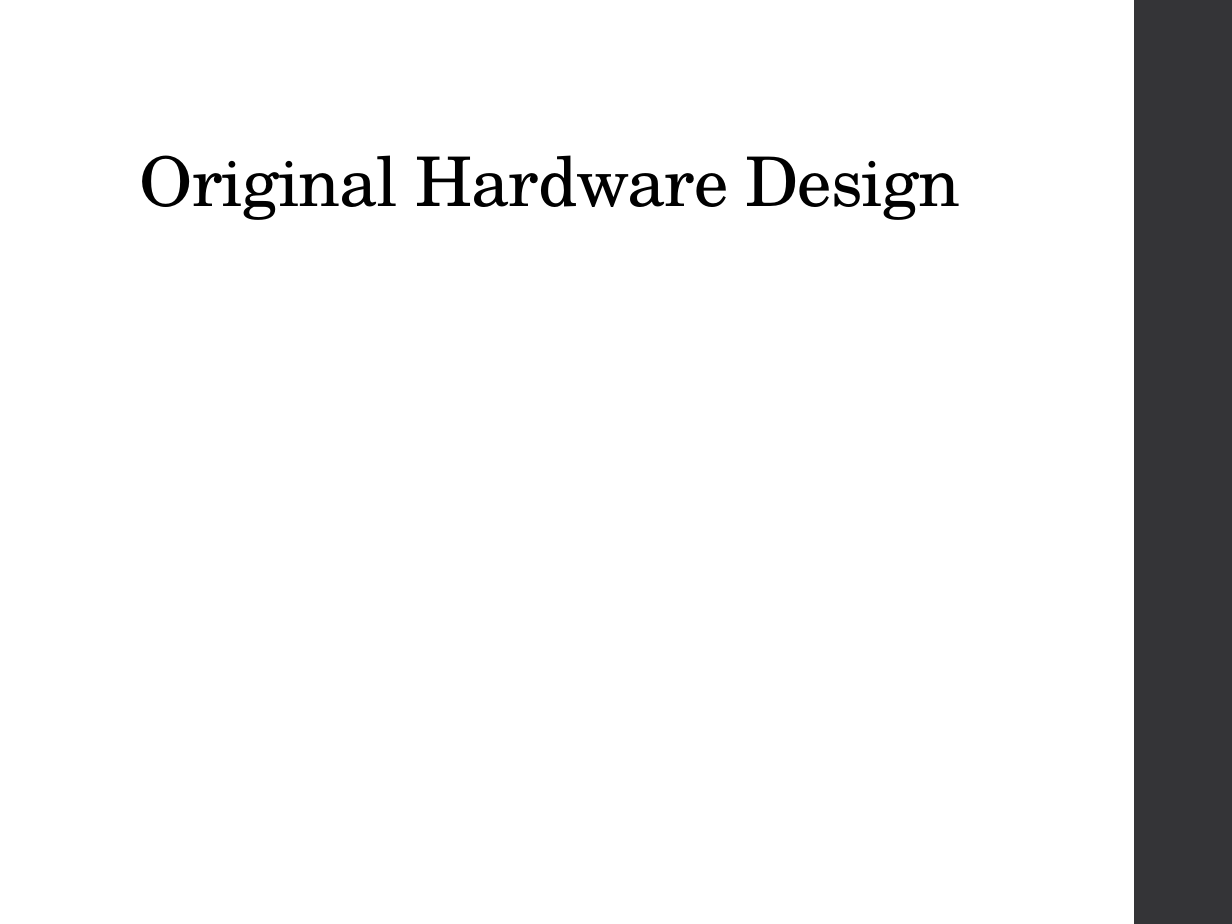
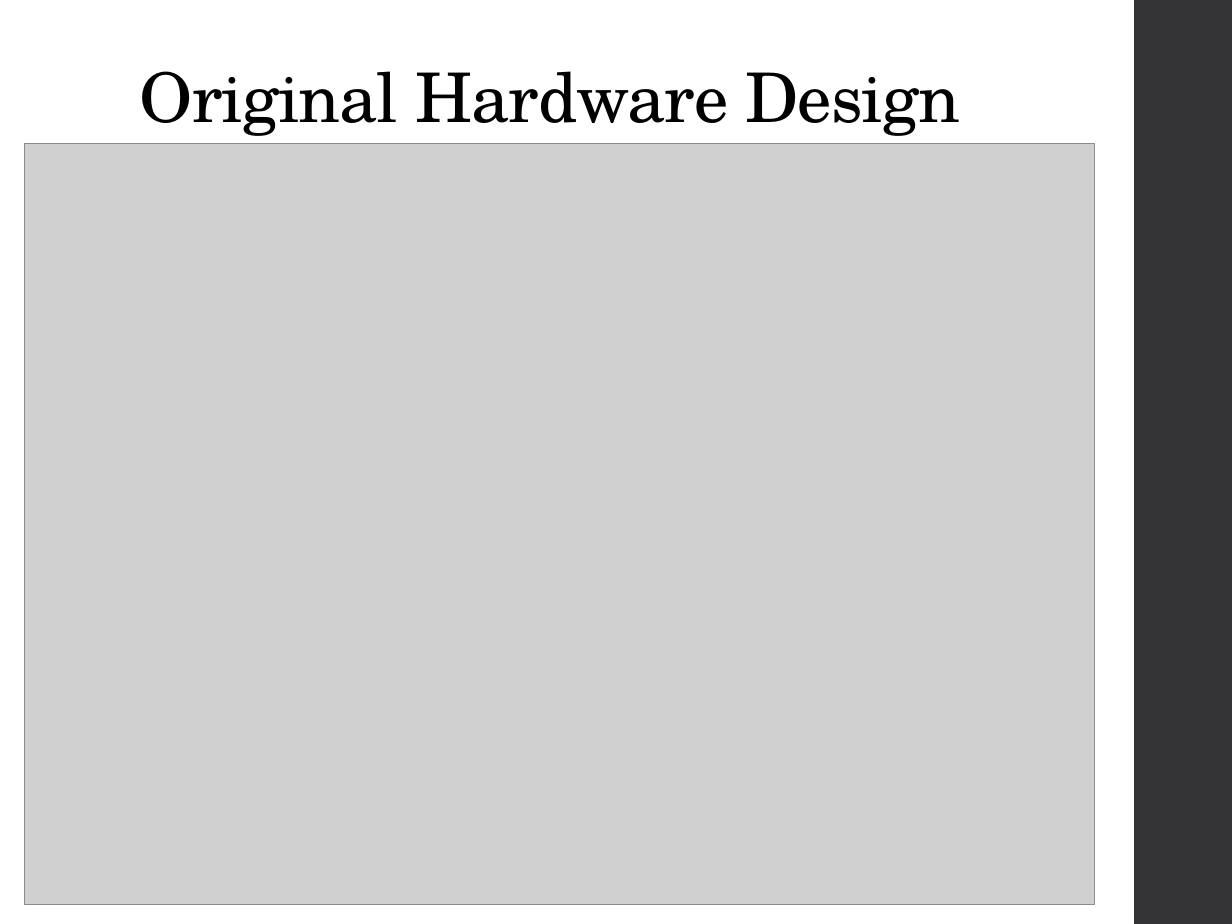
Before and after one commit to aflyingcougar/elc-4438-wah-pedal, a slide deck: slide 4 of Presentation/Final Presentation.pptx. Drawn at 1232x924 pixels with LibreOffice and Linux fonts; fonts in the diff are those of the drawing; grey boxes stand for pictures. Boxes give left, top, right and bottom in pixels: in the first picture for what was removed or moved away, otherwise in the second. Text is boxed around its words. In the diff, an @@ line names an element or a change of style, - is before the commit and + after.

```diff
--- a/Presentation/Final Presentation.pptx
+++ b/Presentation/Final Presentation.pptx
@@ title "Original Hardware Design" moved from (x1=140, y1=155, x2=960, y2=220) to (x1=140, y1=71, x2=960, y2=136) @@
@@ picture added at (x1=25, y1=144, x2=1095, y2=906) @@
```
Also in this commit, not shown: 6 other slides changed, 4 slides added, 3 slides removed, 6 other files.
